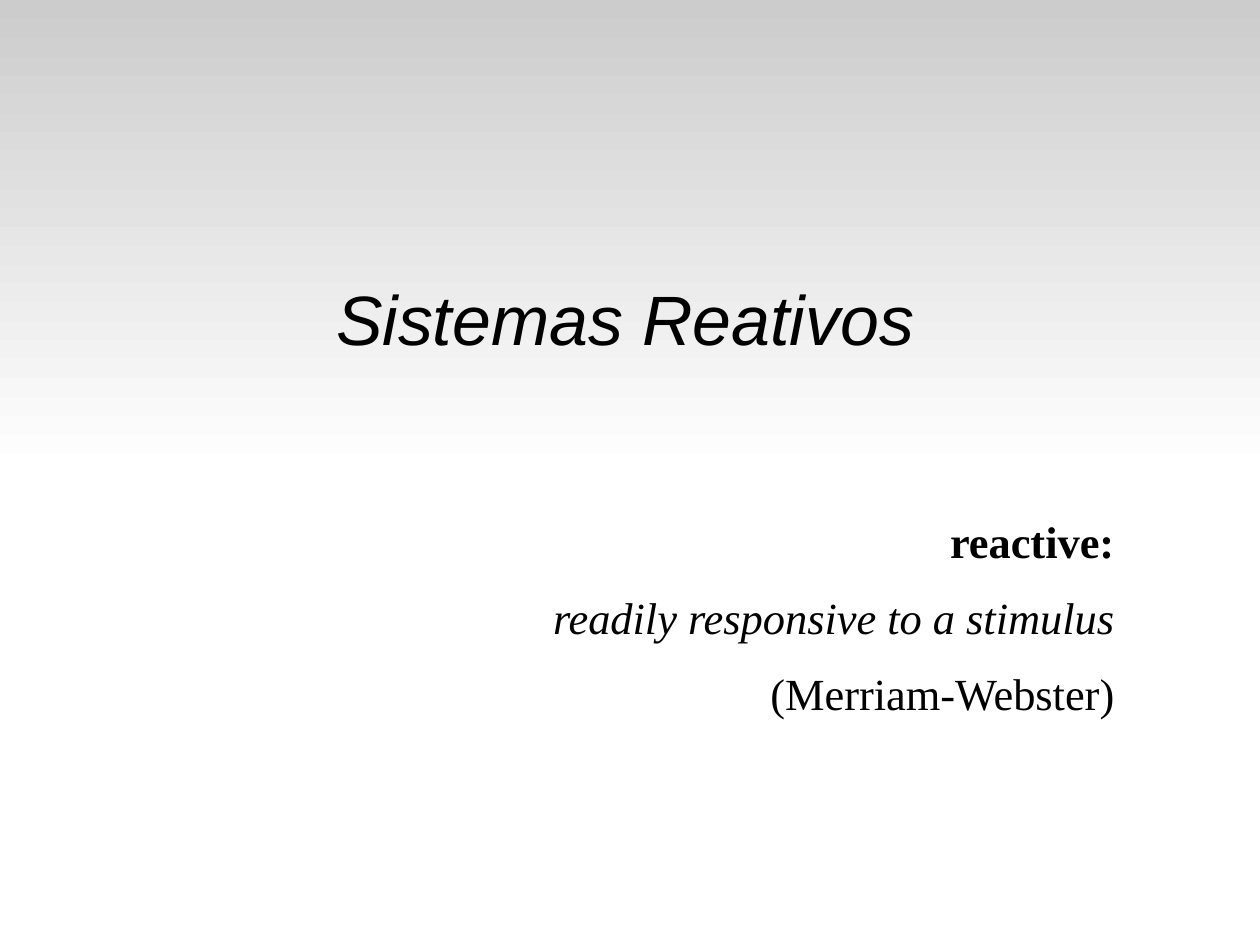
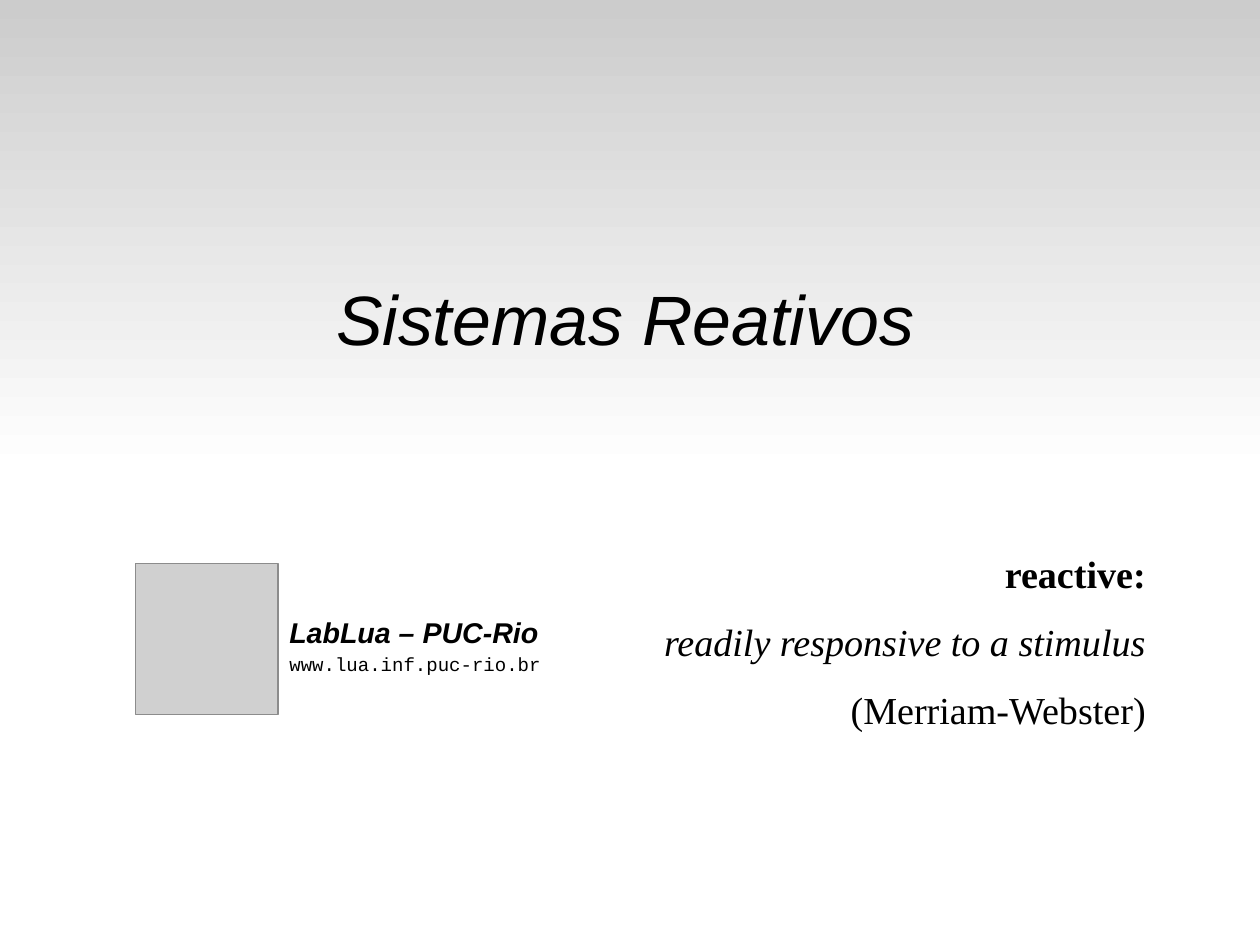
Before and after one commit to fsantanna-uerj/reativos, a slide deck: slide 1 of slides/01_reativos.odp. Drawn at 1260x945 pixels with LibreOffice and Linux fonts; fonts in the diff are those of the drawing; grey boxes stand for pictures. Boxes give left, top, right and bottom in pixels: in the first picture for what was removed or moved away, otherwise in the second. Text is boxed around its words. In the diff, an @@ line names an element or a change of style, - is before the commit and + after.

```diff
--- a/slides/01_reativos.odp
+++ b/slides/01_reativos.odp
@@ text "reactive:": place and size @@
-text "reactive:" at bbox=[553, 527, 1114, 719]
+text "reactive:" at bbox=[664, 561, 1146, 732]
@@ text "reactive:" at bbox=[664, 561, 1146, 732]: size 28 to 24 pt @@
@@ picture added at bbox=[135, 564, 278, 715] @@
@@ text added at bbox=[289, 622, 540, 675], 12 pt, text #000000 @@
+LabLua – PUC-Rio
+www.lua.inf.puc-rio.br
```
Also in this commit, not shown: 2 other slides changed, 7 other files.
